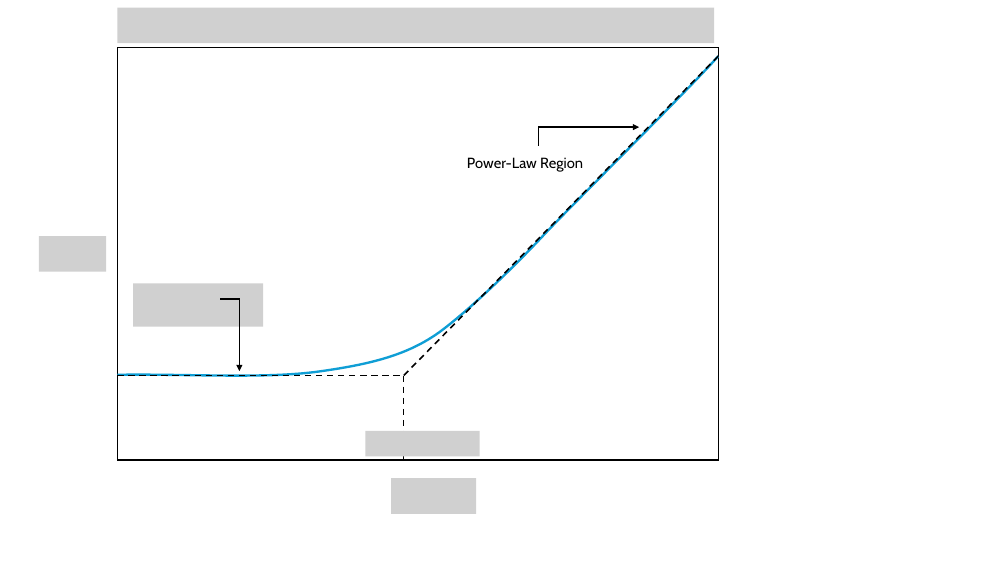
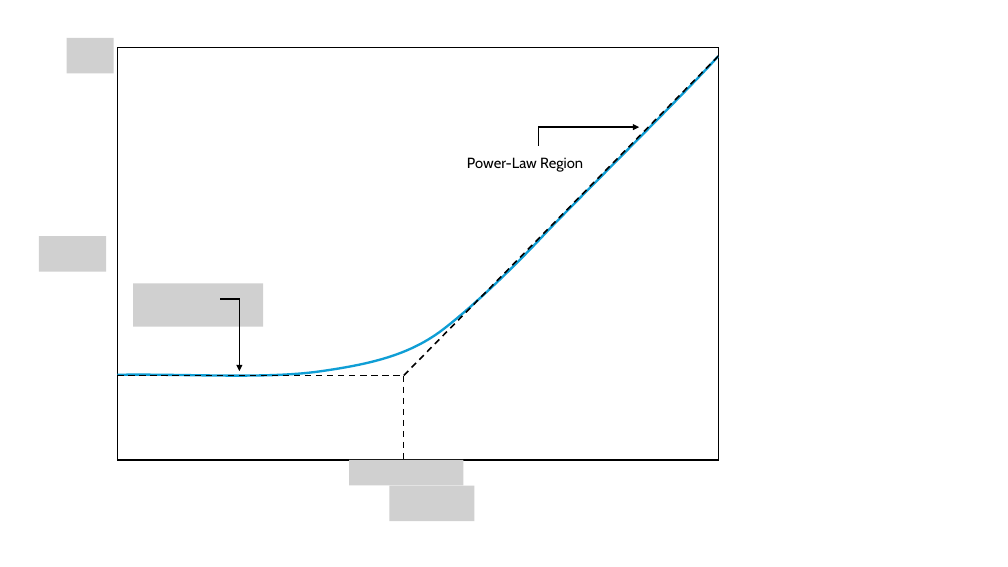
Before and after one commit to CadeReinberger/carreau-sak-paper, a slide deck: slide 2 of figs/rheo.pptx. Drawn at 1008x567 pixels with LibreOffice and Linux fonts; fonts in the diff are those of the drawing; grey boxes stand for pictures. Boxes give left, top, right and bottom in pixels: in the first picture for what was removed or moved away, otherwise in the second. Text is boxed around its words. In the diff, an @@ line names an element or a change of style, - is before the commit and + after.

```diff
--- a/figs/rheo.pptx
+++ b/figs/rheo.pptx
@@ picture removed at (117,8,714,43) @@
@@ picture added at (67,38,113,73) @@
@@ picture: place and size @@
-picture at (365,431,479,457)
+picture at (349,460,464,485)
@@ picture: place and size @@
-picture at (391,478,476,513)
+picture at (389,485,475,521)
```
Also in this commit, not shown: 1 other slide changed, 15 other files.
